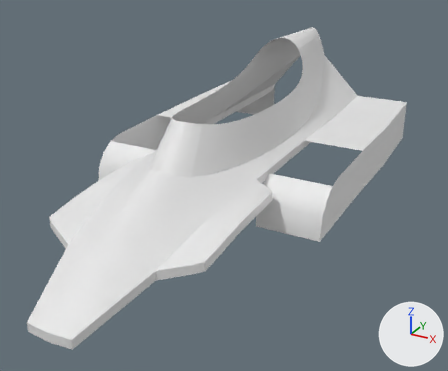
The Blender file ligier/ligier js 11.blend, before and after one commit.
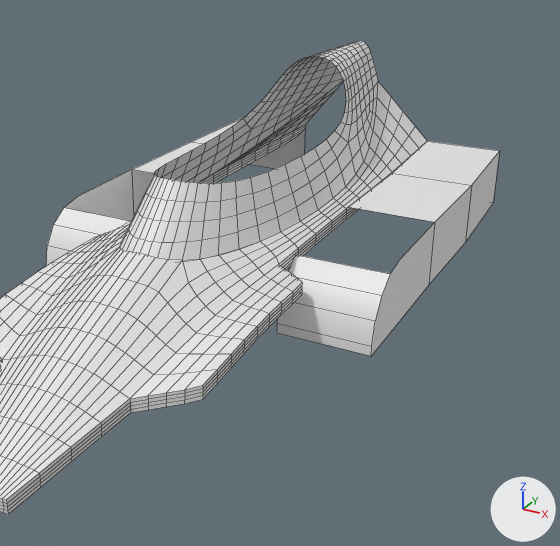
The first picture shows the older version from a camera (50 mm lens) standing at (2.1, -3.55, 2.21) and looking at (-0.16, 0.54, 0.16). The close-ups show both versions on the part from 15% to 100% of the width and 0% to 100% of the height of that picture. Lighting does not change. The marker at lower right points along +X, +Y and +Z. The close-ups show mesh edges as thin lines.
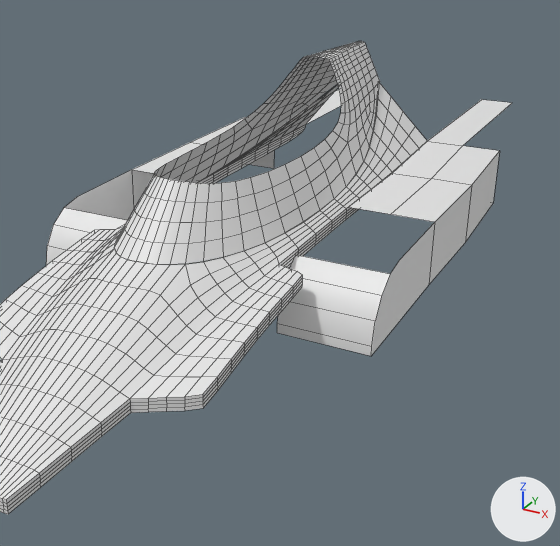
Boxes [x1, y1, x2, y2] around the edits, measured in the close-ups (560 x 546 px; the box of a moved part takes in the faces that stretch with it):
'Plane.001', reshaped
    before: [0, 81, 427, 514]
    after: [0, 84, 427, 514]
'Plane.002', reshaped (12% taller)
    before: [46, 118, 499, 356]
    after: [46, 89, 512, 356]
'Plane', reshaped
    before: [120, 41, 378, 260]
    after: [114, 41, 380, 265]
part 1 of me_plane, built on
    before: [208, 41, 378, 198]
    after: [207, 41, 380, 198]
part 2 of me_plane, moved or reshaped
    before: [120, 135, 333, 260]
    after: [114, 134, 334, 265]
part 3 of me_plane_001, moved or reshaped
    before: [0, 198, 340, 472]
    after: [0, 199, 340, 472]
part 4 of me_plane_002, built on
    before: [132, 118, 499, 222]
    after: [132, 89, 512, 222]

Patch to the scene script:
```diff
--- a/ligier/ligier js 11.blend.py
+++ b/ligier/ligier js 11.blend.py
@@ me_plane @@
 me_plane.from_pydata(...)  # 19 vertices, 9 faces, 1 loose edge; spans x 0.0..0.4, y -1.21..1.41, z -0.62..0.02
 # used by ob_plane; location = (0.0, 0.606, 1.257)
 # verts and faces of me_plane; kept vertices keep their numbers, new ones are numbered from 19
 # before: 0 (0.0, 1.34, 0.01), 10 (0.0, 0.68, 0.02), 11 (0.11, 1.41, -0.27), 12 (0.27, 0.53, -0.28), 13 (0.07, 1.35, -0.06)
 # before: 14 (0.17, 0.65, -0.05), 16 (0.0, 0.9, 0.02), 17 (0.22, 0.79, -0.27), 18 (0.13, 0.88, -0.05)
 # before: 1 (0.16, -1.14, -0.58), 3 (0.34, -0.71, -0.61)
+# me_plane part 1
+delete_vertices([0, 10, 16])  # with the faces that use them
+verts[11] = (0.12, 1.41, -0.27)  # moved
+verts[12] = (0.25, 0.53, -0.28)  # moved
+verts[18] = (0.11, 0.82, -0.08)  # moved
+verts[17] = (0.22, 0.79, -0.27)  # moved
+verts[14] = (0.13, 0.62, -0.08)  # moved
+verts[13] = (0.05, 1.36, -0.09)  # moved
+verts[19] = (0.0, 1.34, -0.01)
+verts[20] = (0.0, 0.68, 0.0)
+verts[21] = (0.02, 1.35, -0.02)
+verts[22] = (0.08, 0.65, -0.01)
+verts[23] = (0.06, 0.84, -0.01)
+verts[24] = (0.0, 0.86, -0.01)
+faces += [(20, 24, 23, 22), (13, 18, 23, 21), (19, 21, 23, 24), (14, 22, 23, 18)]
+# me_plane part 2
+verts[1] = (0.19, -1.16, -0.58)  # moved
+verts[3] = (0.37, -0.71, -0.61)  # moved
@@ me_plane_001 @@
 me_plane_001.from_pydata(...)  # 31 vertices, 20 faces; spans x 0.0..0.58, y -2.27..1.5, z -1.11..-0.27
 # used by ob_plane_001; location = (0.0, 0.606, 1.257)
-me_plane_001.vertices[0].co = (0.16, -1.14, -0.58)
-me_plane_001.vertices[2].co = (0.34, -0.71, -0.61)
-me_plane_001.vertices[3].co = (0.0, -1.21, -0.51)
-me_plane_001.vertices[13].co = (0.0, -1.74, -0.77)
-me_plane_001.vertices[14].co = (0.39, -1.18, -0.72)
-me_plane_001.vertices[17].co = (0.58, -0.72, -0.73)
-me_plane_001.vertices[18].co = (0.58, -1.61, -0.81)
-me_plane_001.vertices[26].co = (0.58, -0.72, -0.79)
-me_plane_001.vertices[27].co = (0.58, -1.61, -0.87)
+# me_plane_001 part 3
+me_plane_001.vertices[0].co = (0.19, -1.16, -0.58)
+me_plane_001.vertices[2].co = (0.37, -0.71, -0.61)
+me_plane_001.vertices[3].co = (0.0, -1.21, -0.57)
+me_plane_001.vertices[13].co = (0.0, -1.74, -0.79)
+me_plane_001.vertices[14].co = (0.39, -1.18, -0.73)
+me_plane_001.vertices[17].co = (0.58, -0.72, -0.69)
+me_plane_001.vertices[18].co = (0.58, -1.61, -0.85)
+me_plane_001.vertices[26].co = (0.58, -0.72, -0.75)
+me_plane_001.vertices[27].co = (0.58, -1.61, -0.91)
@@ me_plane_002 @@
 me_plane_002.from_pydata(...)  # 21 vertices, 10 faces; spans x 0.43..0.92, y -0.72..1.5, z -1.08..-0.7
 # used by ob_plane_002; location = (0.0, 0.606, 1.318)
 # verts and faces of me_plane_002; kept vertices keep their numbers, new ones are numbered from 21
 # before: 0 (0.45, 0.11, -0.71) at pixel (348, 207), 1 (0.46, 0.78, -0.71) at pixel (392, 173), 2 (0.43, 1.5, -0.7) at pixel (427, 141), 3 (0.92, 0.11, -0.71) at pixel (434, 222), 4 (0.92, 0.78, -0.71) at pixel (471, 185)
 # before: 5 (0.9, 1.5, -0.7) at pixel (499, 150), 9 (0.9, 1.5, -1.05) at pixel (493, 203), 11 (0.43, 1.5, -1.05)
+# me_plane_002 part 4
+delete_vertices([11])  # with the faces that use them
+delete_faces([(0, 3, 4, 1), (1, 4, 5, 2)])
+for new, old in zip([21, 22, 23], [0, 1, 2]): verts[new] = verts[old] + (0.23, 0.0, 0.0)
+verts[24] = (0.66, 1.5, -1.05)
+verts[25] = (0.66, 2.85, -0.7)  # pixel (512, 102)
+verts[26] = (0.43, 2.85, -0.7)  # pixel (481, 99)
+faces += [(3, 4, 22, 21), (4, 5, 23, 22), (5, 9, 24, 23), (2, 23, 25, 26), (1, 22, 23, 2), (0, 21, 22, 1)]
```
